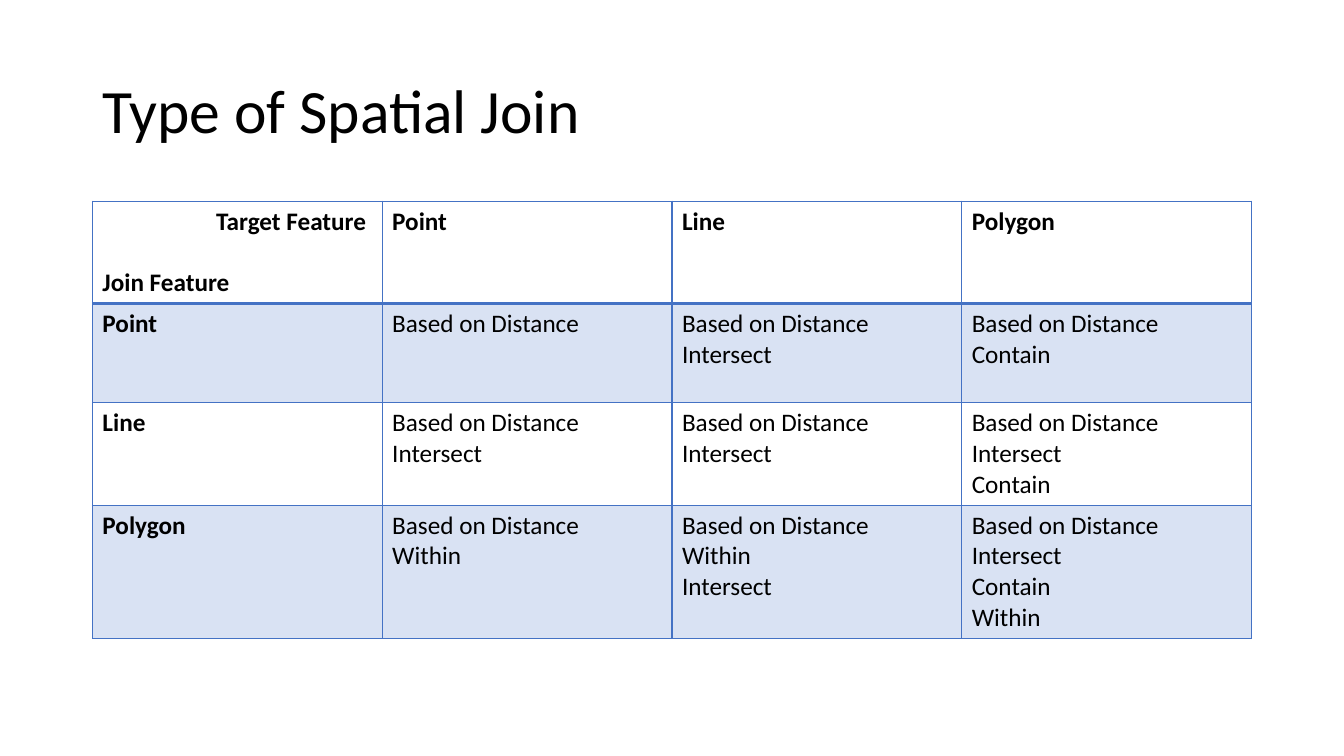
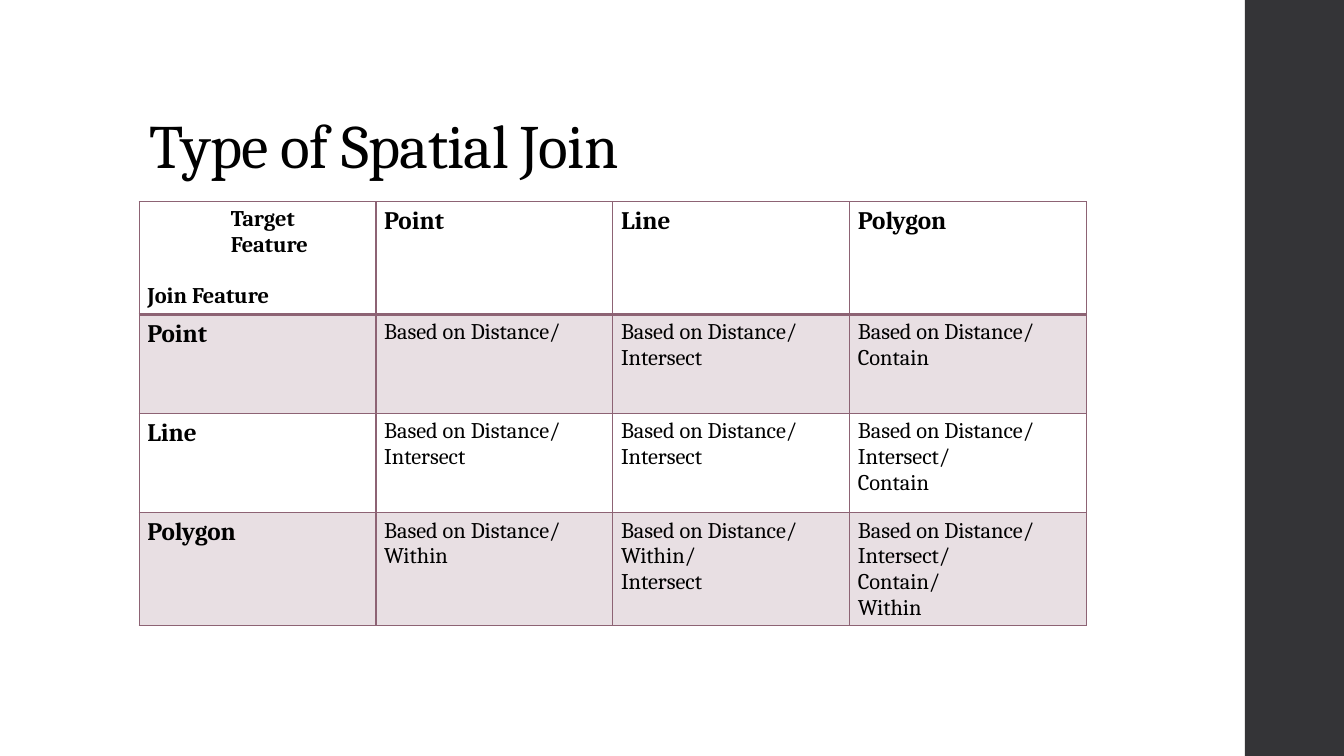
Before and after one commit to HenryLeongStat/STAT551, a slide deck: slide 3 of spatial_join_in_R.pptx. Drawn at 1344x756 pixels with LibreOffice and Linux fonts; fonts in the diff are those of the drawing. Boxes give left, top, right and bottom in pixels: in the first picture for what was removed or moved away, otherwise in the second. Text is boxed around its words. In the diff, an @@ line names an element or a change of style, - is before the commit and + after.

Commit message:
update ppt

```diff
--- a/spatial_join_in_R.pptx
+++ b/spatial_join_in_R.pptx
@@ rectangle added at box(1245, 0, 1344, 756), fill #353537 @@
@@ title "Type of Spatial Join": place and size @@
-title "Type of Spatial Join" at box(102, 90, 579, 143)
+title "Type of Spatial Join" at box(149, 124, 619, 181)
@@ title "Type of Spatial Join" at box(149, 124, 619, 181): font Calibri to Cambria, letter spacing 0 to -0.5 pt; vertical alignment middle to bottom @@
@@ table at box(139, 202, 1087, 635) @@
-row 1, column 1: Target Feature / Join Feature
+row 1, column 1: Target / Feature / Join Feature
-row 2: Point | Based on Distance | Based on Distance / Intersect | Based on Distance / Contain
+row 2: Point | Based on Distance/ | Based on Distance/ / Intersect | Based on Distance/ / Contain
-row 3: Line | Based on Distance / Intersect | Based on Distance / Intersect | Based on Distance / Intersect / Contain
+row 3: Line | Based on Distance/ / Intersect | Based on Distance/ / Intersect | Based on Distance/ / Intersect/ / Contain
-row 4: Polygon | Based on Distance / Within | Based on Distance / Within / Intersect | Based on Distance / Intersect / Contain / Within
+row 4: Polygon | Based on Distance/ / Within | Based on Distance/ / Within/ / Intersect | Based on Distance/ / Intersect/ / Contain/ / Within
@@ fill #4472C4 at 20% opacity to #8D6374 at 20% opacity in 8 cells @@
@@ font Calibri to Cambria in "Point", "Line", "Polygon", "Point" and 2 more places @@
@@ borders changed @@
@@ table: place and size @@
-table at box(93, 202, 1254, 633)
+table at box(139, 202, 1087, 635)
```
Also in this commit, not shown: 2 other slides changed, 1 slide added.
